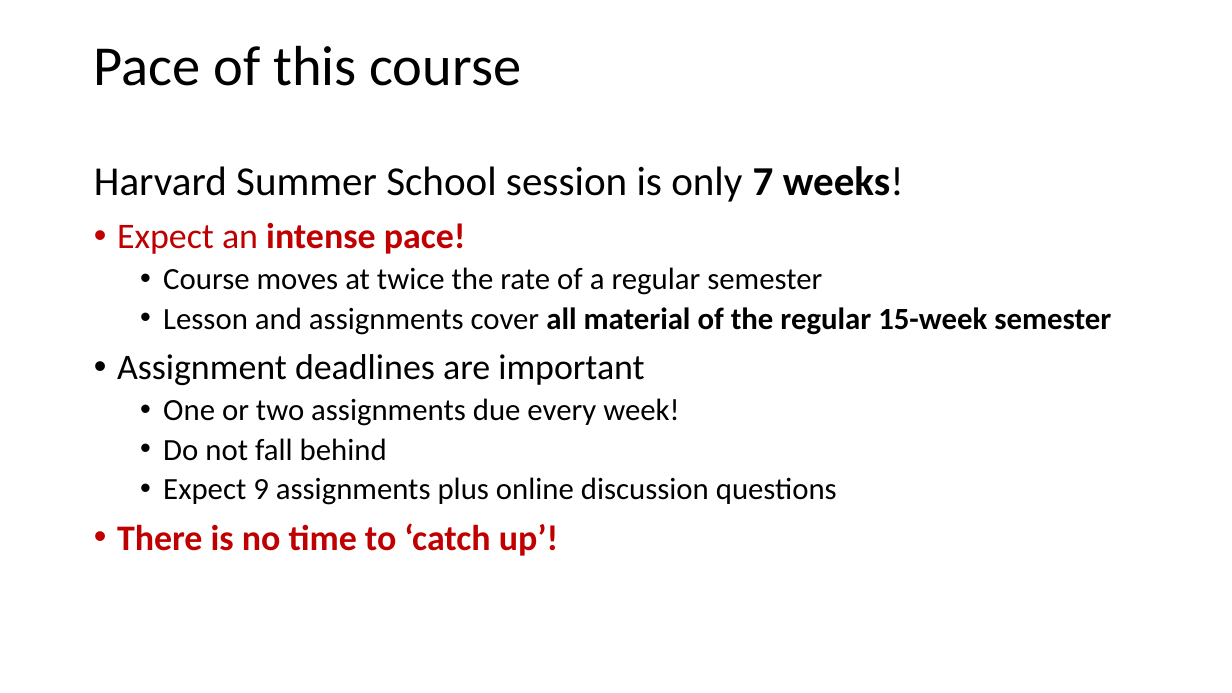
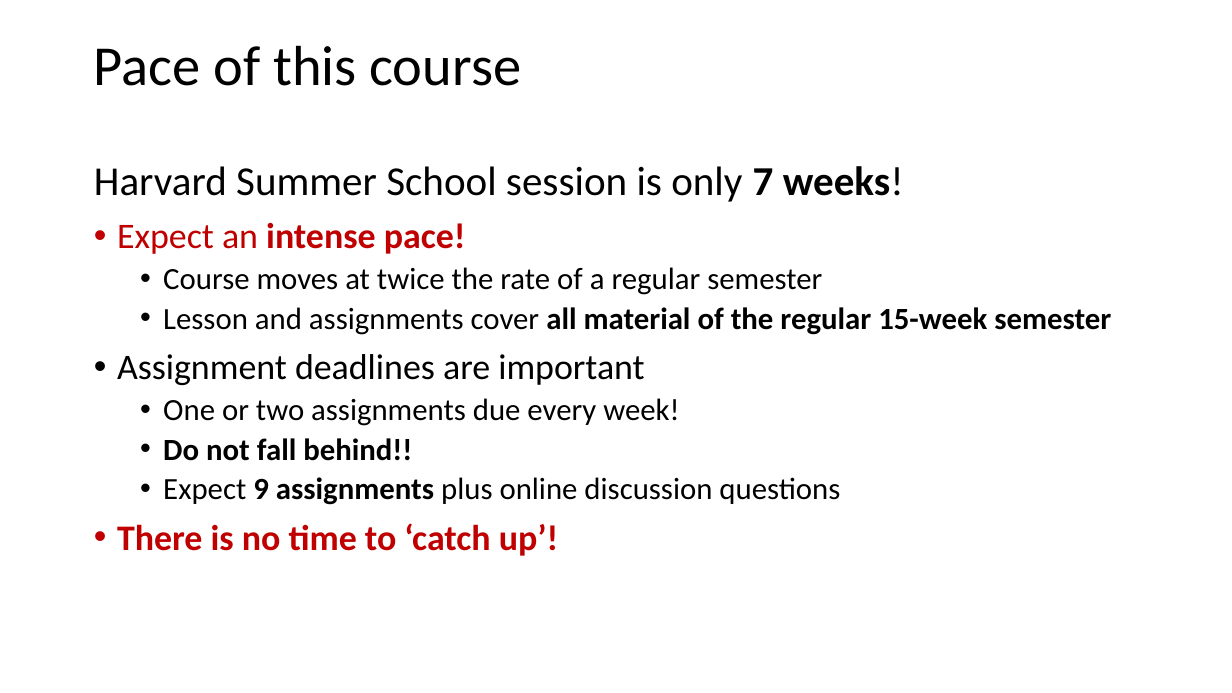
Before and after one commit to tenevian/Harvard-SSP-Data-Mining, a slide deck: slide 17 of slides/1_Introduction.pptx (slide 16 before the commit). Drawn at 1232x693 pixels with LibreOffice and Linux fonts; fonts in the diff are those of the drawing. Boxes give left, top, right and bottom in pixels: in the first picture for what was removed or moved away, otherwise in the second. Text is boxed around its words. In the diff, an @@ line names an element or a change of style, - is before the commit and + after.

```diff
--- a/slides/1_Introduction.pptx
+++ b/slides/1_Introduction.pptx
@@ text at <box>163,438,412,461</box>: text changed; bold on @@
-  • Do not fall behind
+  • Do not fall behind!!
@@ text at <box>163,477,840,505</box>: bold on in "9 assignments" @@
```
Also in this commit, not shown: 4 other slides changed, 1 slide added.
